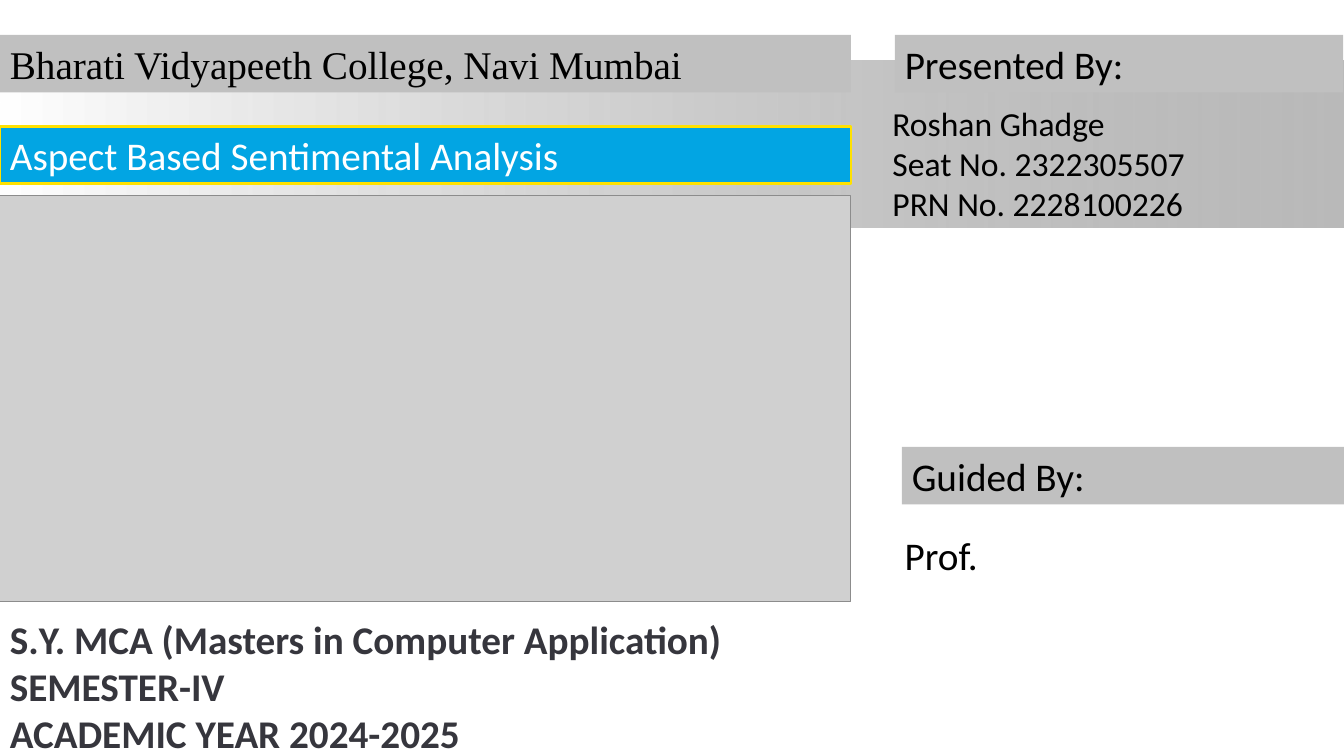
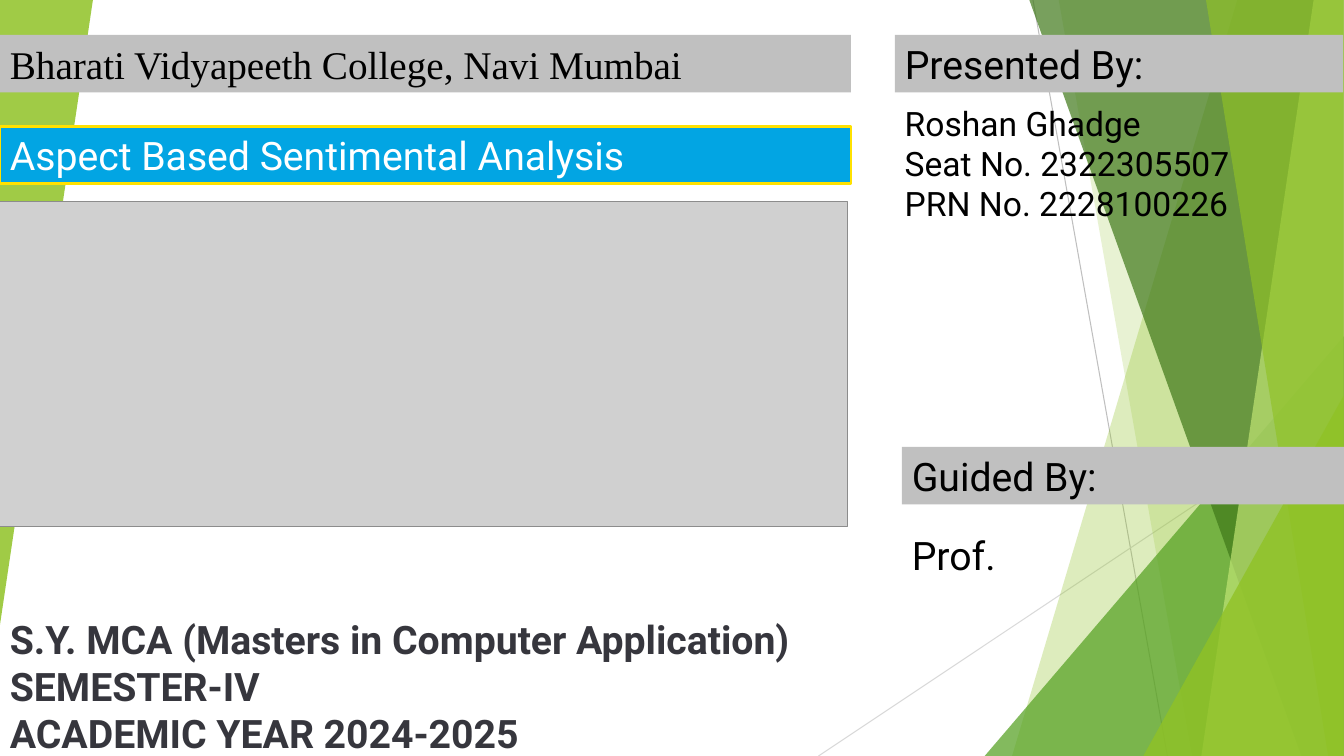
Before and after one commit to RoshanGhadge20/Sentimental_Analysis_MCA, a slide deck: slide 1 of Project_Documentation/Roshan_Ghadge_2322305507_sem4.pptx. Drawn at 1344x756 pixels with LibreOffice and Linux fonts; fonts in the diff are those of the drawing; grey boxes stand for pictures; background and template pictures are left out. Boxes give left, top, right and bottom in pixels: in the first picture for what was removed or moved away, otherwise in the second. Text is boxed around its words. In the diff, an @@ line names an element or a change of style, - is before the commit and + after.

```diff
--- a/Project_Documentation/Roshan_Ghadge_2322305507_sem4.pptx
+++ b/Project_Documentation/Roshan_Ghadge_2322305507_sem4.pptx
@@ group added at [0,0,1344,756]: 5 freeform shapes, 3 triangles, 2 lines @@
@@ rectangle removed at [0,60,1344,227] @@
@@ font Calibri to Roboto in 6 elements at [0,126,851,184], [895,35,1344,93], [902,447,1344,504], [10,623,789,749], [912,540,996,571], [905,105,1229,225] @@
@@ text "Roshan Ghadge": place and size @@
-text "Roshan Ghadge" at [892,112,1185,217]
+text "Roshan Ghadge" at [905,105,1229,225]
@@ picture: place and size @@
-picture at [0,196,851,602]
+picture at [0,202,847,526]
@@ text "Prof.": place and size @@
-text "Prof." at [905,543,978,571]
+text "Prof." at [912,540,996,571]
```
Also in this commit, not shown: 5 other slides changed, 1 other file.
